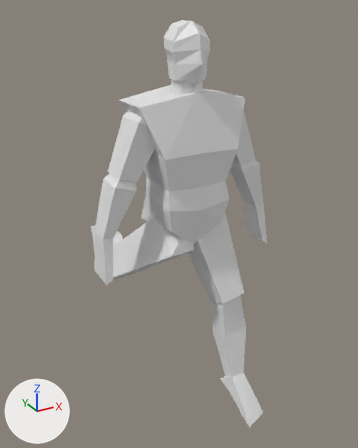
One commit to the Blender file SimpleHuman.blend: the scene before it, then after it.
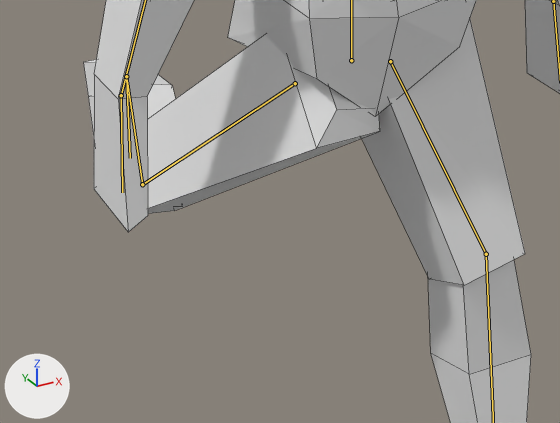
Old and new are each drawn whole from a camera (50 mm lens) standing at (-1.95, -3.46, 3.43) and looking at (0.05, 0.19, 1.6) and again close up on the part from 17% to 72% of the width and 46% to 79% of the height. Arrows for +X, +Y and +Z are at lower left; the lights stay in place. Both versions are drawn at frame 1 of the action 'run_loop'; the numbers are the values there. The bones that bend it are drawn over the model as lines in the close-ups. The close-ups show mesh edges as thin lines.
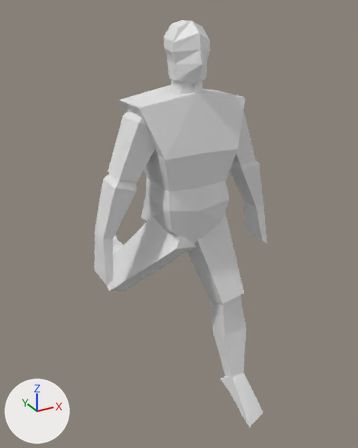
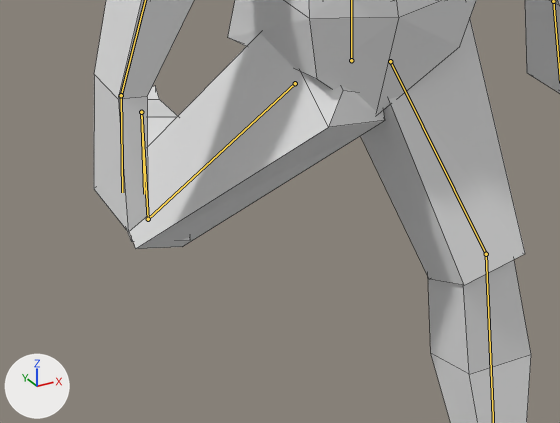
Commit message: Working on Run cycle

Pixel boxes [x1, y1, x2, y2] of what changed, in the close-ups (560 x 423 px):
'Cube', posed
    before: [83, 0, 560, 423]
    after: [94, 0, 560, 423]

The change in detail:
Bone 'IKFootTarget.R' (bone_ikfoottarget_r) moves from (-0.884, 0.908, -0.019) to (-0.809, 0.797, -0.018).
